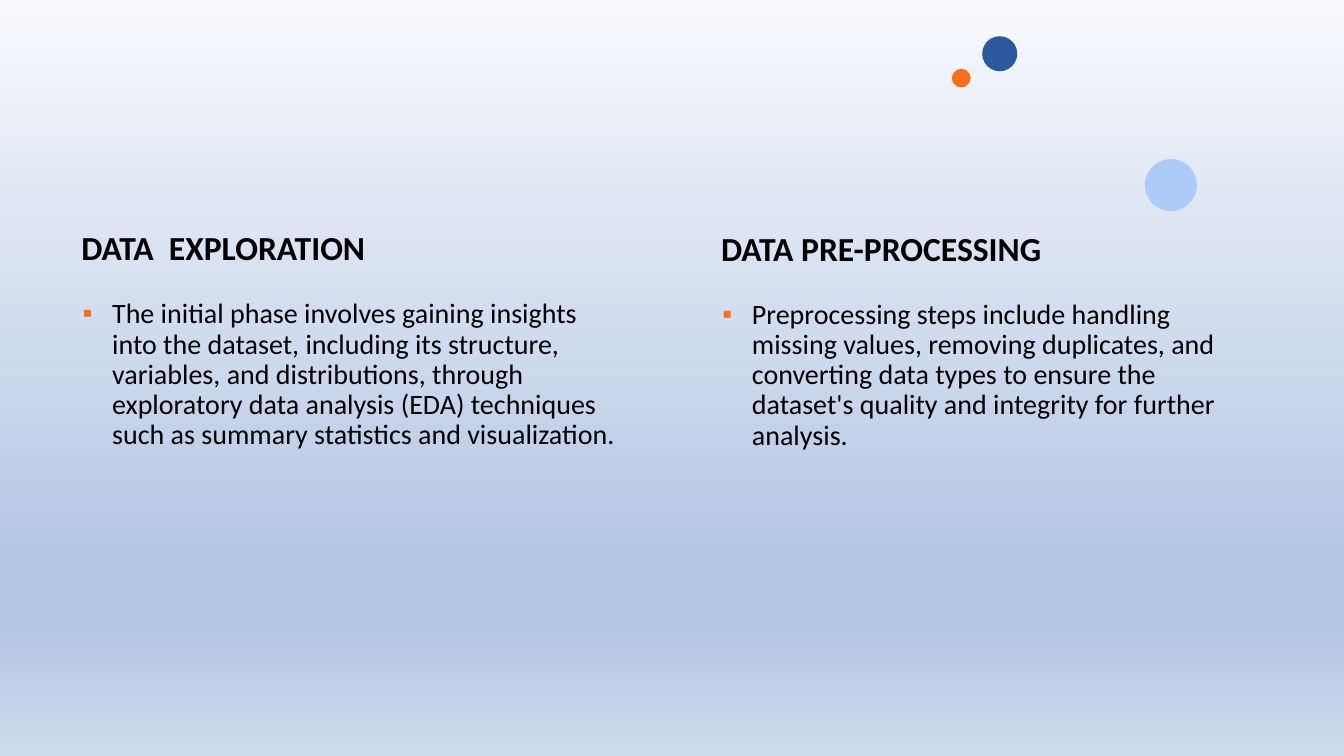
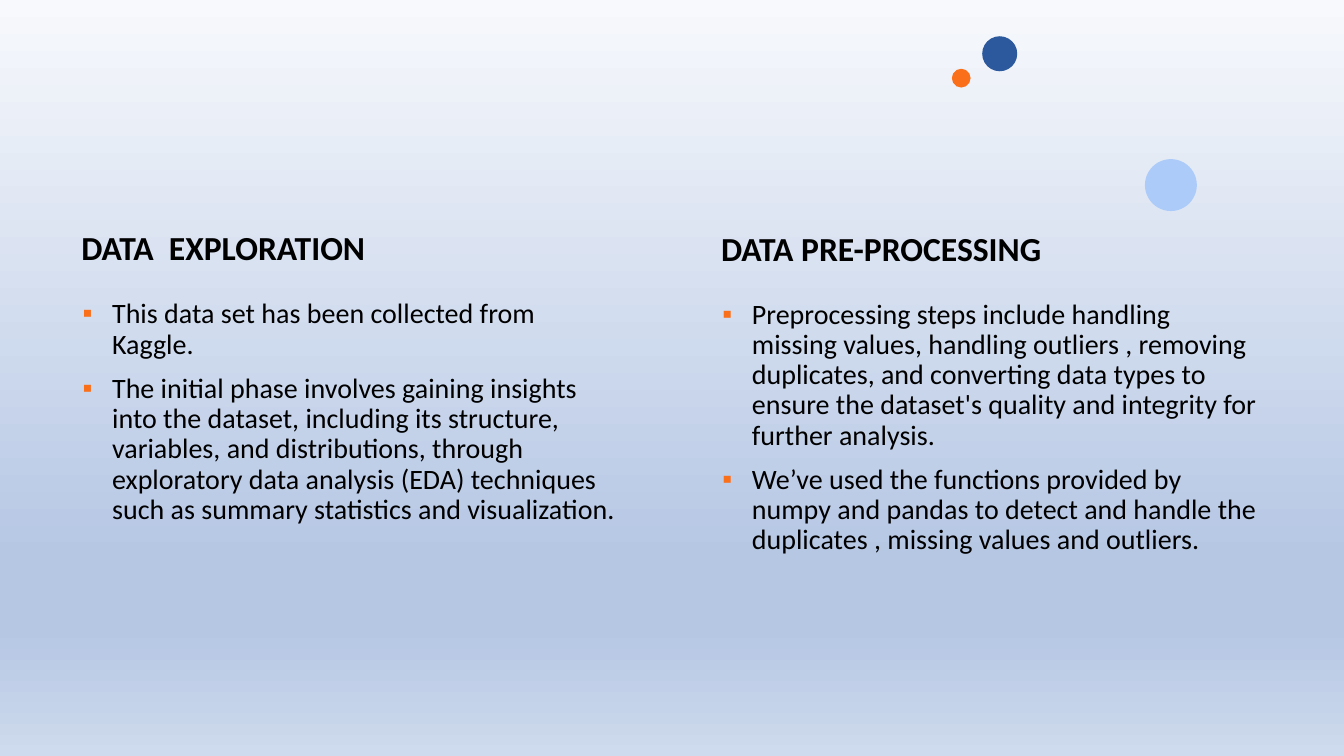
Before and after one commit to jayadir/Analysis_of_udemy_courses, a slide deck: slide 7 of DAVppt.pptx. Drawn at 1344x756 pixels with LibreOffice and Linux fonts; fonts in the diff are those of the drawing. Boxes give left, top, right and bottom in pixels: in the first picture for what was removed or moved away, otherwise in the second. Text is boxed around its words. In the diff, an @@ line names an element or a change of style, - is before the commit and + after.

```diff
--- a/DAVppt.pptx
+++ b/DAVppt.pptx
@@ text at (112,303,535,359): paragraph added @@
+▪ This data set has been collected from Kaggle.
@@ text at (752,304,1256,554): text changed @@
-▪ Preprocessing steps include handling missing values, removing duplicates, and converting data types to ensure the dataset's quality and integrity for further analysis.
+▪ Preprocessing steps include handling missing values, handling outliers , removing duplicates, and converting data types to ensure the dataset's quality and integrity for further analysis.
+▪ We’ve used the functions provided by numpy and pandas to detect and handle the duplicates , missing values and outliers.
```
Also in this commit, not shown: 5 other slides changed, 6 slides added, 1 slide removed.
